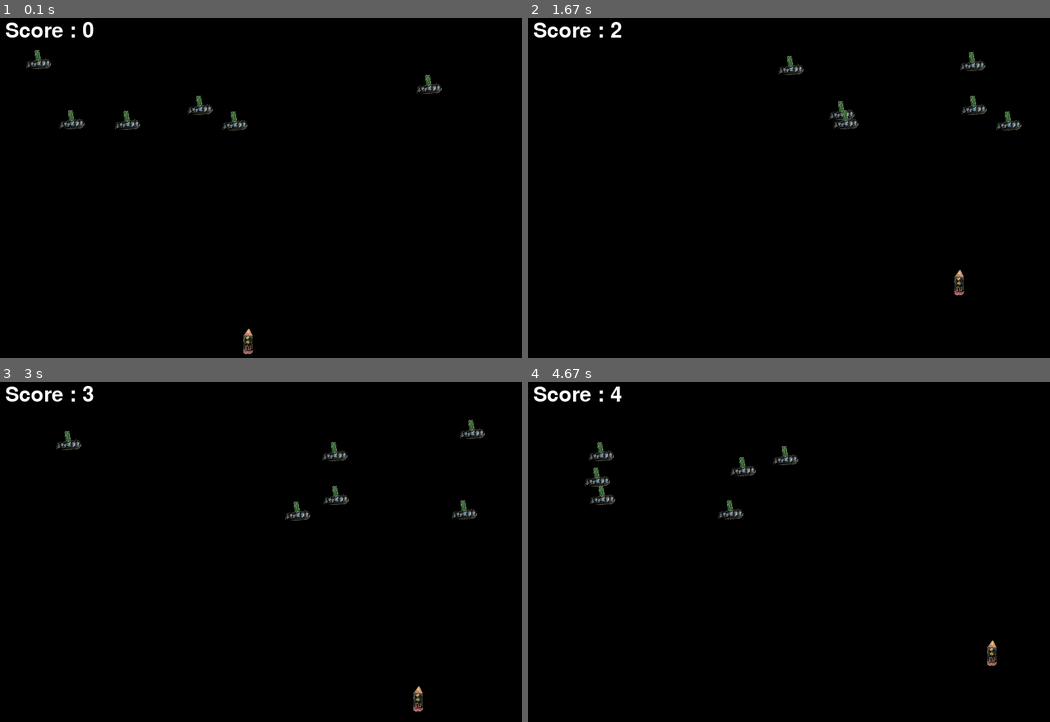
Above: before the commit, frames 1-4 (two rows, left to right).
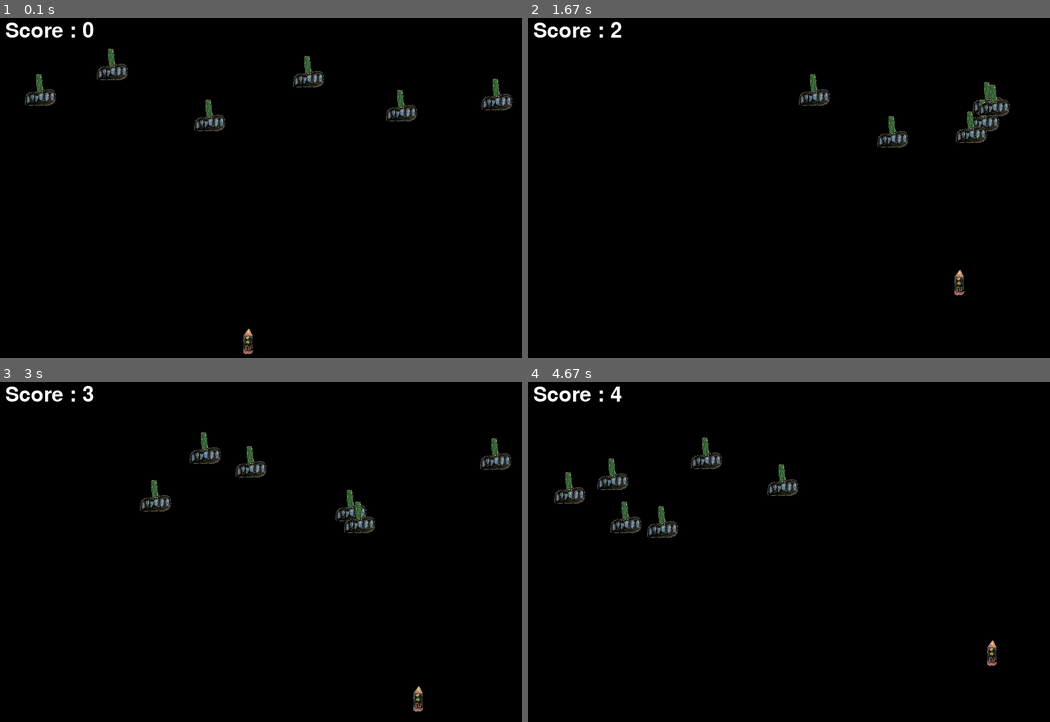
Above: after the commit, the same moments.

Repository: tobiaswittenburg/SpaceInvadersPyGame
Game: pygame game, started from game.py
Same seed, same stepped clock (60 frames per second), same inputs: the game is played once before the commit and once after it.
Inputs:
- Up to frame 1 (0.1 s): no input
- Up to frame 2 (1.67 s): hold Space 0.33-0.8 s; hold Right 0.33-0.8 s; hold Right 0.83-1.3 s; hold Up 1.33-1.63 s
- Up to frame 3 (3 s): hold Right 1.67-2.13 s; hold Left 2.17-2.7 s; hold Down from 2.73 s (still down)
- Up to frame 4 (4.67 s): release Down at 3.03 s; hold Left 3.07-3.47 s; hold Up 3.5-3.87 s; hold Right 3.9-4.53 s; hold Down from 4.57 s (still down)

The runs differ from the first frame. In frame 1, 2.1% of the frame differs, in the area x 4-99%, y 9-34%; in frame 2, 1.8%; in frame 3, 2.1%; in frame 4, 2.1%.

Commit message:
Refactor game.py to use Enemy class for managing enemies

Diff:
--- /dev/null
+++ b/Enemy.py
@@ -0,0 +1,26 @@
+import pygame
+import random
+
+class Enemy:
+    def __init__(self, image_path, screen_width, screen_height):
+        self.image = pygame.image.load(image_path)
+        self.image = pygame.transform.scale(self.image, (50, 50))  # Skaliere das Gegner-Bild
+        self.x = random.randint(0, screen_width - 50)
+        self.y = random.randint(50, 150)
+        self.x_change = 4
+        self.y_change = 40
+        self.screen_width = screen_width
+        self.screen_height = screen_height
+
+    def move(self):
+        self.x += self.x_change
+        if self.x <= 0 or self.x >= self.screen_width - 50:
+            self.x_change = -self.x_change
+            self.y += self.y_change
+
+    def draw(self, screen):
+        screen.blit(self.image, (self.x, self.y))
+
+    def reset_position(self):
+        self.x = random.randint(0, self.screen_width - 50)
+        self.y = random.randint(50, 150)
--- a/SpaceInvaders.py
+++ b/SpaceInvaders.py
@@ -1,6 +1,7 @@
 import pygame  # Importiere das Pygame-Modul
 import random  # Importiere das Random-Modul für zufällige Positionen
 from SplashScreen import SplashScreen  # Importiere die SplashScreen-Klasse
+from Enemy import Enemy  # Importiere die Enemy-Klasse
 
 class SpaceInvaders:
 
@@ -29,7 +30,6 @@
         self.icon = pygame.image.load('img/player.png')  # Lade das Icon-Bild
         pygame.display.set_icon(self.icon)
 
-
     def initGame(self):
         # Spieler
         self.playerImg = pygame.image.load('img/player.png')  # Lade das Spieler-Bild
@@ -47,13 +47,7 @@
         self.enemyY_change = []
         self.num_of_enemies = 6  # Anzahl der Gegner
 
-        for i in range(self.num_of_enemies):
-            self.enemyImg.append(pygame.image.load('img/enemy.png'))  # Lade das Gegner-Bild
-            self.enemyImg[i] = pygame.transform.scale(self.enemyImg[i], self.ENEMY_SIZE)
-            self.enemyX.append(random.randint(0, 736))  # Zufällige X-Position des Gegners
-            self.enemyY.append(random.randint(50, 150))  # Zufällige Y-Position des Gegners
-            self.enemyX_change.append(4)  # Bewegung des Gegners auf der X-Achse
-            self.enemyY_change.append(40)  # Bewegung des Gegners auf der Y-Achse
+        self.enemies = [Enemy('img/enemy.png', self.SCREEN_WIDTH, self.SCREEN_HEIGHT) for _ in range(6)]
 
         # Kugel
         self.bulletImg = pygame.image.load('img/bullet.png')  # Lade das Kugel-Bild
@@ -85,11 +79,6 @@
     def drawPlayer(self, x, y):
         self.screen.blit(self.playerImg, (x, y))  # Zeichnen des Spielers auf dem Bildschirm
 
-
-    def drawEnemy(self, x, y, i):
-        self.screen.blit(self.enemyImg[i], (x, y))  # Zeichnen des Gegners auf dem Bildschirm
-
-
     def fire_bullet(self):
         self.bulletX = self.playerX  # Setze die Kugelposition auf die Spielerposition
         self.bulletY = self.playerY
@@ -114,33 +103,6 @@
             self.playerY = 0
         elif self.playerY >= self.SCREEN_HEIGHT - 20:
             self.playerY = self.SCREEN_HEIGHT - 20
-
-    def moveEnemies(self):
-        for i in range(self.num_of_enemies):
-            if self.enemyY[i] > 440:
-                for j in range(self.num_of_enemies):
-                    self.enemyY[j] = 2000  # Bewege alle Gegner aus dem Bildschirm
-                self.drawGameOverText()  # Zeige den Spielende-Text
-                break
-
-            self.enemyX[i] += self.enemyX_change[i]  # Aktualisiere die Gegnerposition
-            if self.enemyX[i] <= 0:
-                self.enemyX_change[i] = 4  # Bewege den Gegner nach rechts
-                self.enemyY[i] += self.enemyY_change[i]  # Bewege den Gegner nach unten
-            elif self.enemyX[i] >= 736:
-                self.enemyX_change[i] = -4  # Bewege den Gegner nach links
-                self.enemyY[i] += self.enemyY_change[i]  # Bewege den Gegner nach unten
-
-            collision = self.isCollision(self.enemyX[i], self.enemyY[i], self.bulletX, self.bulletY)  # Überprüfe auf Kollision
-
-            if collision:
-                self.bulletY = 480  # Setze die Kugelposition zurück
-                self.bullet_state = "ready"  # Setze den Kugelzustand zurück
-                self.score_value += 1  # Erhöhe den Punktestand
-                self.enemyX[i] = random.randint(0, 736)  # Setze die Gegnerposition zurück
-                self.enemyY[i] = random.randint(50, 150)  # Setze die Gegnerposition zurück
-
-            self.drawEnemy(self.enemyX[i], self.enemyY[i], i)  # Zeichne den Gegner
 
     def isCollision(self, enemyX, enemyY, bulletX, bulletY):
         distance = ((enemyX - bulletX)**2 + (enemyY - bulletY)**2)**0.5  # Berechnung der Entfernung zwischen Kugel und Gegner
@@ -177,7 +139,6 @@
                             if self.bullet_state == "ready":
                                 self.fire_bullet()  # Feuere die Kugel ab
 
-
                 if event.type == pygame.KEYUP:  # Überprüfe, ob eine Taste losgelassen wurde
                     if event.key == pygame.K_LEFT or event.key == pygame.K_RIGHT:
                         self.playerX_change = 0  # Stoppe die Bewegung des Spielers
@@ -192,11 +153,29 @@
                         if self.bullet_state == "ready":
                             self.fire_bullet()  # Feuere die Kugel ab
 
-
             if not pause:
                 self.movePlayer()
                 self.moveBullet()
-                self.moveEnemies()
+                # self.moveEnemies()
+
+                for enemy in self.enemies:
+                    enemy.move()
+                    if enemy.y > 440:
+                        for e in self.enemies:
+                            e.y = 2000  # Bewege alle Gegner aus dem Bildschirm
+                        self.drawGameOverText()  # Zeige den Spielende-Text
+                        break
+
+                    collision = self.isCollision(enemy.x, enemy.y, self.bulletX, self.bulletY)  # Überprüfe auf Kollision
+                    if collision:
+                        self.bulletY = 480  # Setze die Kugelposition zurück
+                        self.bullet_state = "ready"  # Setze den Kugelzustand zurück
+                        self.score_value += 1  # Erhöhe den Punktestand
+                        enemy.reset_position()  # Setze die Gegnerposition zurück
+
+                    enemy.draw(self.screen)  # Zeichne den Gegner
+
+
 
                 if self.bulletY <= 0:
                     self.bulletY = 480  # Setze die Kugelposition zurück
